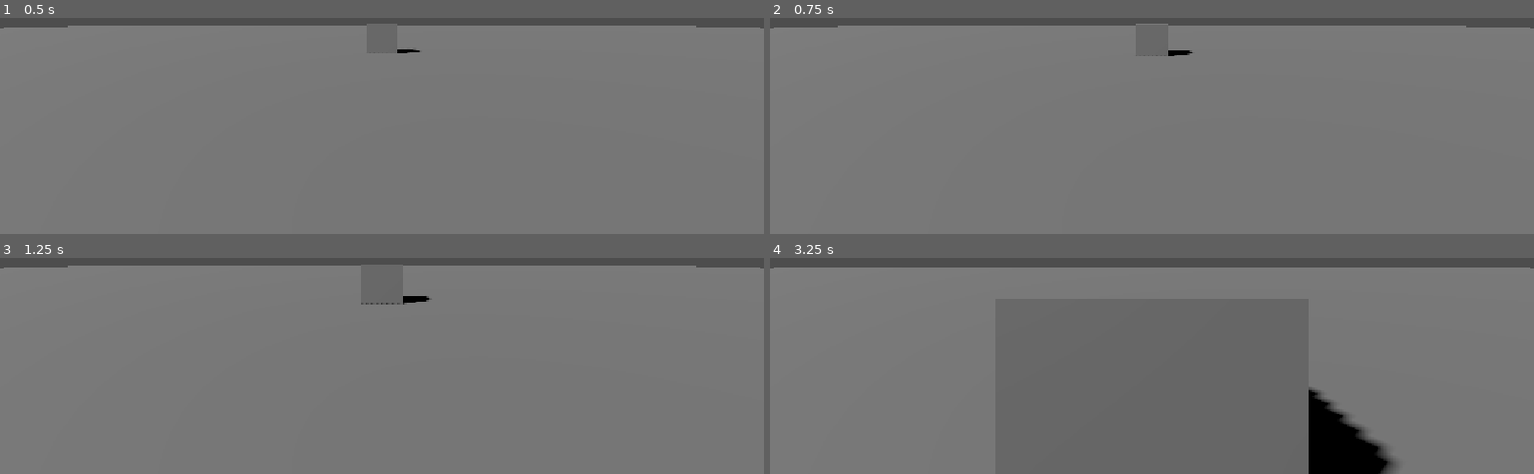
Above: before the commit, frames 1-4 (two rows, left to right).
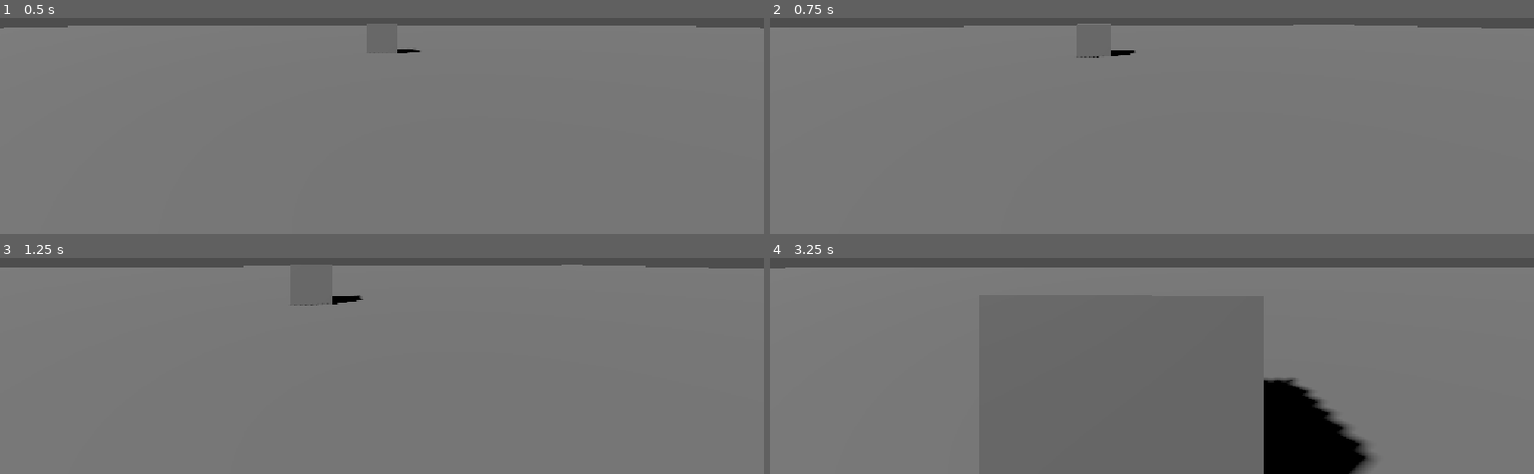
Above: after the commit, the same moments.

Repository: cjratcliff/hellebore
Game: Godot game, scene res://levels/main.tscn
The game is run twice, just before and just after one commit, with the same random seed, the same clock (stepped at 60 frames per second) and the same inputs.
Inputs (mouse positions are in pixels of both pictures, inside the frame that each line leads up to):
- Up to frame 1 (0.5 s): no input
- Up to frame 2 (0.75 s): tap Enter at 0.5 s; move the mouse to (1190, 18) at 0.52 s; hold W (move_forward) from 0.53 s (still down)
- Up to frame 3 (1.25 s): keep holding W (move_forward)
- Up to frame 4 (3.25 s): keep holding W (move_forward); move the mouse to (1113, 262) at 1.27 s; move the mouse to (outside the picture) at 2.02 s; move the mouse to (1144, 266) at 2.77 s

Frame 1 is identical in both runs. In frame 2, 0.5% of the frame differs, in the area x 0-100%, y 2-19%; in frame 3, 0.6%; in frame 4, 3.7%, in the area x 0-100%, y 4-100%.

Commit message:
move in direction faced

Diff:
--- a/hellebore/actors/player/player.gd
+++ b/hellebore/actors/player/player.gd
@@ -1,6 +1,8 @@
 extends CharacterBody3D
 
 var speed = 3
+
+var look_sensitivity = 0.003
 
 func _ready() -> void:
 	Input.mouse_mode = Input.MOUSE_MODE_CAPTURED
@@ -8,17 +10,21 @@
 func _physics_process(delta: float) -> void:
 	var dir = Vector3.ZERO
 	if Input.is_action_pressed("move_forward"):
-		dir += Vector3.FORWARD
+		dir -= transform.basis.z
 	if Input.is_action_pressed("move_back"):
-		dir += Vector3.BACK
+		dir += transform.basis.z
 
 	if Input.is_action_pressed("strafe_left"):
-		dir += Vector3.LEFT
+		dir -= transform.basis.x
 	if Input.is_action_pressed("strafe_right"):
-		dir += Vector3.RIGHT
+		dir += transform.basis.x
 
 	velocity = dir.normalized() * speed
 	move_and_slide()
+
+func _unhandled_input(event: InputEvent) -> void:
+	if event is InputEventMouseMotion:
+		rotate_y(-event.relative.x * look_sensitivity)
 
 func _input(event: InputEvent) -> void:
 	if event.is_action_pressed("ui_cancel"):
